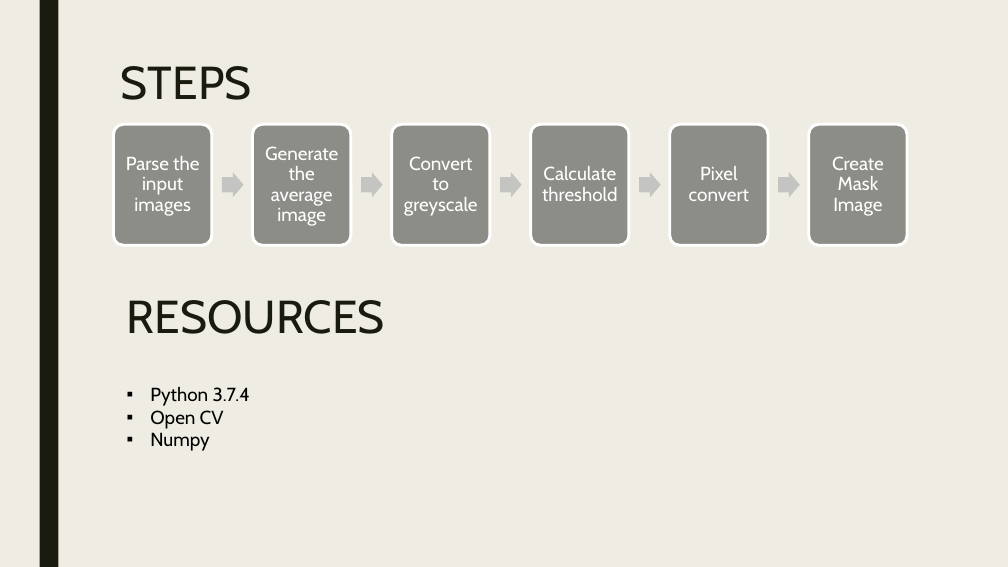
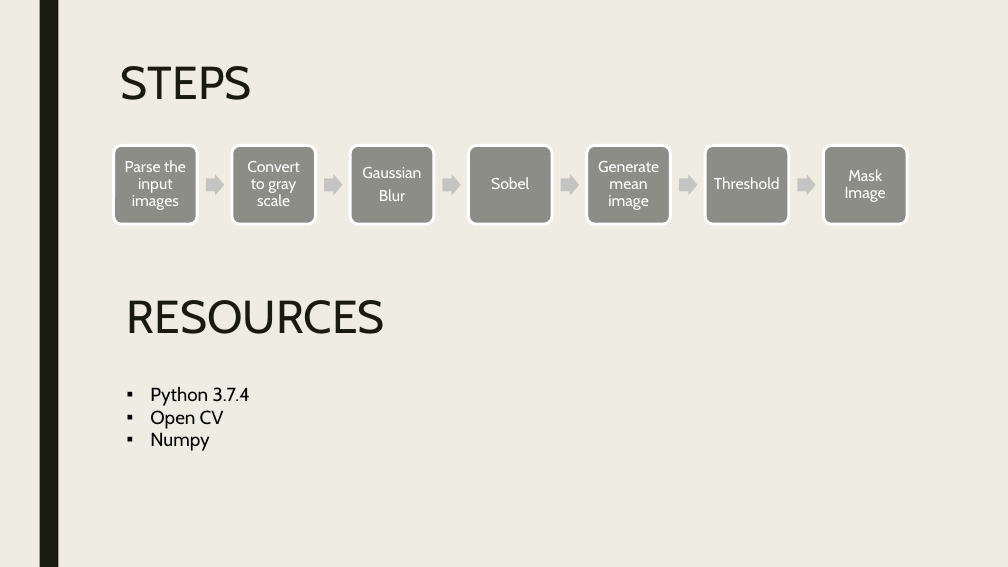
Before and after one commit to Soundarya27/CS513, a slide deck: slide 4 of Presentation1.pptx. Drawn at 1008x567 pixels with LibreOffice and Linux fonts; fonts in the diff are those of the drawing. Boxes give left, top, right and bottom in pixels: in the first picture for what was removed or moved away, otherwise in the second. Text is boxed around its words. In the diff, an @@ line names an element or a change of style, - is before the commit and + after.

Commit message:
updated

```diff
--- a/Presentation1.pptx
+++ b/Presentation1.pptx
@@ rounded rectangle: place and size @@
-rounded rectangle at [113, 124, 212, 245]
+rounded rectangle at [113, 145, 197, 224]
@@ text "Parse the input images" at [125, 160, 186, 210]: size 18 to 15 pt; less space between paragraphs @@
@@ rounded rectangle: place and size @@
-rounded rectangle at [253, 124, 351, 245]
+rounded rectangle at [232, 145, 316, 224]
@@ text removed at [265, 146, 338, 226] @@
-Generate the average image
@@ rounded rectangle: place and size @@
-rounded rectangle at [392, 124, 490, 245]
+rounded rectangle at [350, 145, 434, 224]
@@ rounded rectangle: place and size @@
-rounded rectangle at [531, 124, 629, 245]
+rounded rectangle at [587, 145, 671, 224]
@@ rounded rectangle: place and size @@
-rounded rectangle at [670, 124, 768, 245]
+rounded rectangle at [706, 145, 789, 224]
@@ rounded rectangle: place and size @@
-rounded rectangle at [809, 124, 907, 245]
+rounded rectangle at [823, 145, 907, 224]
@@ right arrow: place and size @@
-right arrow at [222, 172, 244, 197]
+right arrow at [206, 174, 224, 195]
@@ text at [247, 161, 300, 206]: text changed; size 18 to 15 pt @@
-Convert to greyscale
+Convert to gray scale
@@ right arrow: place and size @@
-right arrow at [361, 172, 383, 197]
+right arrow at [324, 174, 343, 195]
@@ right arrow: place and size @@
-right arrow at [501, 172, 523, 197]
+right arrow at [561, 174, 579, 195]
@@ group added at [362, 145, 659, 224]: 3 texts, 1 right arrow, 1 rounded rectangle @@
+Gaussian
+Blur
+Sobel
+Generate mean image
@@ right arrow: place and size @@
-right arrow at [639, 172, 661, 197]
+right arrow at [679, 174, 697, 195]
@@ text removed at [689, 166, 749, 201] @@
-Pixel convert
@@ text at [714, 177, 780, 189]: text changed; size 18 to 15 pt @@
-Calculate threshold
+Threshold
@@ right arrow: place and size @@
-right arrow at [778, 172, 800, 197]
+right arrow at [798, 174, 816, 195]
@@ text at [845, 169, 886, 202]: text changed; size 18 to 15 pt @@
-Create Mask Image
+Mask Image
```
